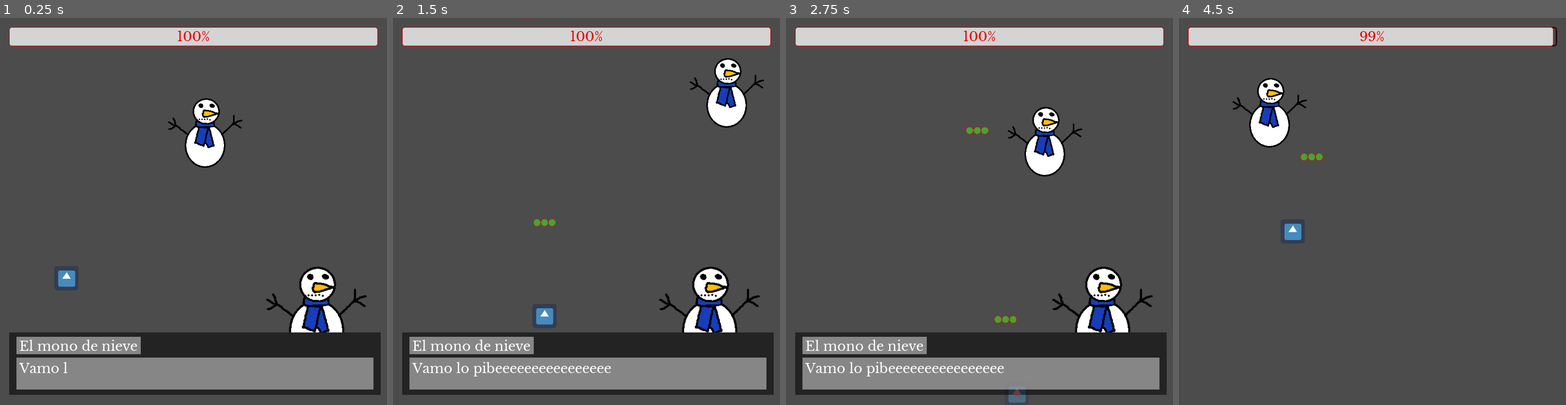
Above: before the commit, frames 1-4 (left to right).
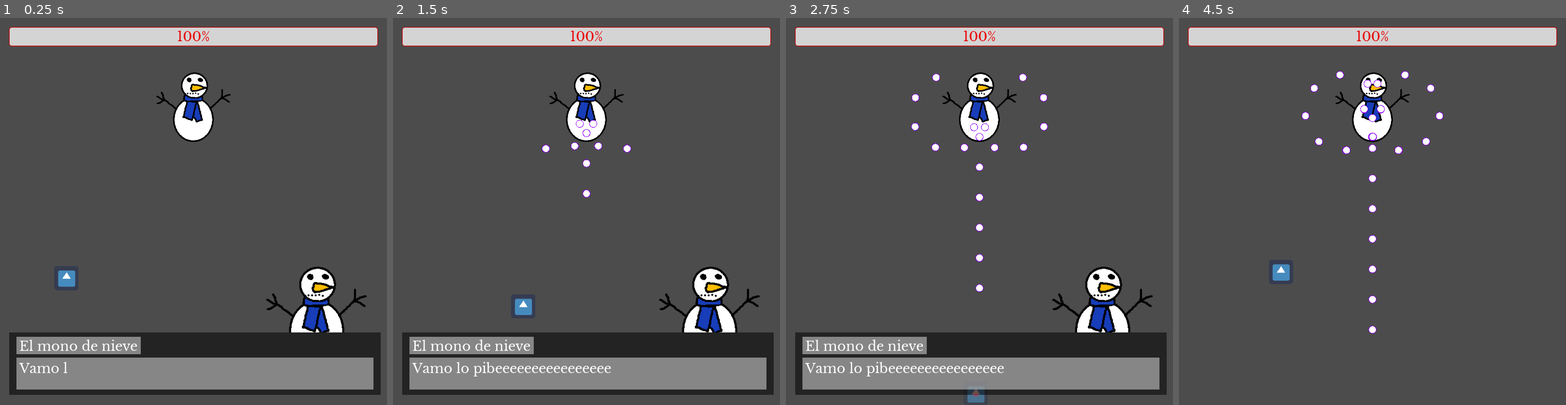
Above: after the commit, the same moments.

Repository: NicoJGutierrez/SmolElfBulletHell
Game: Godot game, scene res://scenes/TestScene.tscn
Two runs of this game, one before a commit and one after it. Both use one fixed random seed, a clock stepped at 60 frames per second and the inputs below. The engine's default icon, where the game draws it, is replaced by a stand-in: a white triangle on a blue panel in a dark square.
Inputs (mouse positions are in pixels of both pictures, inside the frame that each line leads up to):
- Up to frame 1 (0.25 s): no input
- Up to frame 2 (1.5 s): move the mouse to (671, 192) at 0.52 s; hold D (right) 0.53-1.28 s; hold Shift (run) 0.53-1.28 s; click (671, 192) at 0.67 s; move the mouse to (509, 230) at 1.27 s; hold S (down) from 1.28 s (still down); tap Shift (run) at 1.35 s
- Up to frame 3 (2.75 s): move the mouse to (1018, 126) at 2.02 s; release S (down) at 2.03 s; hold D (right) from 2.03 s (still down); hold Shift (run) from 2.03 s (still down)
- Up to frame 4 (4.5 s): move the mouse to (1353, 288) at 2.77 s; release D (right) at 2.78 s; release Shift (run) at 2.78 s; hold W (up) 2.78-3.53 s; tap Shift (run) at 2.85, 4.35 s; click (1353, 288) at 2.92 s; move the mouse to (1488, 269) at 3.52 s; hold Shift (run) 3.53-4.28 s; hold A (left) from 3.53 s (still down); move the mouse to (1256, 153) at 4.27 s

The runs differ from the first frame. In frame 1, 2.2% of the frame differs, in the area x 40-63%, y 14-39%; in frame 2, 3.5%; in frame 3, 3.7%; in frame 4, 4.1%, in the area x 13-98%, y 2-82%.

Commit message:
feat: rotators boss + balas torcidas + hit control

Diff:
--- a/objects/Boss.gd
+++ b/objects/Boss.gd
@@ -4,12 +4,22 @@
 # Declare member variables here.
 var changing_path = false
 var destination : Vector2
-export var speed = 300
-export var life = 100
+export var speed = 0
 
-# Called when the node enters the scene tree for the first time.
+export var max_life = 100
+var life = max_life
+
+export var rate_of_fire = 2.5
+var reload_time = 1/rate_of_fire
+
+export var giracion = 5
+var angulos_sumados = 360/giracion
+var angulo = 0
+
+export(PackedScene) var bullet_scene = preload("res://objects/bullet.tscn")
+
 func _ready():
-	pass # Replace with function body.
+	pass
 
 
 # Called every frame. 'delta' is the elapsed time since the previous frame.
@@ -17,6 +27,19 @@
 	if changing_path:
 		var vector = (destination - self.position).normalized()
 		move_and_slide(vector * speed)
+
+	reload_time -= delta
+	if reload_time <= 0:
+		$Shooter.shoot_to_tree(200, 6, bullet_scene, 80, Vector2(20,-20), 2)
+		$Shooter.shoot_to_tree(200, 6, bullet_scene, 90)
+		$Shooter.shoot_to_tree(200, 6, bullet_scene, 100, Vector2(-20, -20), -2)
+
+		angulo = 0
+		while angulo < 360:
+			#$Rotator1/Shooter.shoot_to_tree(200, 6, bullet_scene, angulo)
+			#$Rotator2/Shooter.shoot_to_tree(200, 6, bullet_scene, angulo)
+			angulo += angulos_sumados
+		reload_time = 1/rate_of_fire
 
 
 func move_to(objective):
--- a/objects/Boss.tscn
+++ b/objects/Boss.tscn
@@ -1,8 +1,9 @@
-[gd_scene load_steps=7 format=2]
+[gd_scene load_steps=8 format=2]
 
 [ext_resource path="res://images/snowman.png" type="Texture" id=1]
 [ext_resource path="res://objects/Boss.gd" type="Script" id=2]
 [ext_resource path="res://objects/Shooter.tscn" type="PackedScene" id=3]
+[ext_resource path="res://objects/Rotator.gd" type="Script" id=4]
 
 [sub_resource type="CapsuleShape2D" id=3]
 radius = 49.0
@@ -41,4 +42,10 @@
 scale = Vector2( 1, 1.12 )
 shape = SubResource( 1 )
 
+[node name="Rotator1" type="Node2D" parent="."]
+script = ExtResource( 4 )
+rot_speed = 0
+
+[node name="Shooter" parent="Rotator1" instance=ExtResource( 3 )]
+
 [connection signal="body_entered" from="Hurtbox" to="." method="_on_Hurtbox_body_entered"]
--- a/objects/Player.gd
+++ b/objects/Player.gd
@@ -6,9 +6,11 @@
 var reload_time = 1/rate_of_fire
 export var max_angulo = 7.5
 var angulo = max_angulo
-export var movespeed = 600
+
 var shooter : Node2D
 export(PackedScene) var bullet_scene = preload("res://objects/bullet.tscn")
+
+export var movespeed = 450
 
 # Called when the node enters the scene tree for the first time.
 func _ready():
@@ -32,7 +34,7 @@
 	if Input.is_action_pressed("run"):
 		motion.x = 0.5 * motion.x
 		motion.y = 0.5 * motion.y
-		$AnimatedSprite.modulate.a = 0.5
+		$AnimatedSprite.modulate.a = 0.6
 		angulo = 0
 	else:
 		$AnimatedSprite.modulate.a = 1
@@ -43,7 +45,15 @@
 
 	reload_time -= delta
 	if reload_time <= 0:
-		shooter.shoot_to_tree(2000, 3, bullet_scene, 90 + 180 - angulo, Vector2(-20,0))
-		shooter.shoot_to_tree(2000, 3, bullet_scene, 90 + 180)
-		shooter.shoot_to_tree(2000, 3, bullet_scene, 90 + 180 + angulo, Vector2(20, 0))
+#		shooter.shoot_to_tree(2000, 3, bullet_scene, 90 + 180 - angulo, Vector2(-20,0))
+#		shooter.shoot_to_tree(2000, 3, bullet_scene, 90 + 180)
+#		shooter.shoot_to_tree(2000, 3, bullet_scene, 90 + 180 + angulo, Vector2(20, 0))
 		reload_time = 1/rate_of_fire
+
+
+
+
+func _on_Area2D_body_entered(body):
+	print("hit")
+	body.queue_free()
+	pass # Replace with function body.
--- a/objects/Player.tscn
+++ b/objects/Player.tscn
@@ -23,9 +23,12 @@
 
 [node name="player" type="KinematicBody2D"]
 script = ExtResource( 2 )
+rate_of_fire = 5.0
 bullet_scene = ExtResource( 6 )
 
 [node name="Area2D" type="Area2D" parent="."]
+collision_layer = 0
+collision_mask = 4
 
 [node name="Hurtbox" type="CollisionShape2D" parent="Area2D"]
 shape = SubResource( 4 )
@@ -47,3 +50,5 @@
 
 [node name="PlayerLazer" parent="." instance=ExtResource( 4 )]
 visible = false
+
+[connection signal="body_entered" from="Area2D" to="." method="_on_Area2D_body_entered"]
--- /dev/null
+++ b/objects/Rotator.gd
@@ -0,0 +1,8 @@
+extends Node2D
+
+
+# Declare member variables here. Examples:
+export var rot_speed = 30
+
+func _process(delta):
+	$Shooter.rotation_degrees += (rot_speed * delta)
--- a/objects/bullet.gd
+++ b/objects/bullet.gd
@@ -6,14 +6,19 @@
 export var velocidad_inicial = 200
 export var roce = 1
 export var damage = 0.1
-
+export var curve = 0
 
 func _ready():
-	apply_central_impulse(Vector2(velocidad_inicial,0).rotated(self.rotation))
-	set_linear_damp(roce)
+	if curve == 0:
+		apply_central_impulse(Vector2(velocidad_inicial,0).rotated(self.rotation))
+		set_linear_damp(roce)
+
 
 # Called every frame. 'delta' is the elapsed time since the previous frame.
 func _process(delta):
+	if curve != 0:
+		set_angular_velocity(curve)
+		set_linear_velocity(Vector2(velocidad_inicial,0).rotated(self.rotation))
 	if tiempo_de_vida < 998:
 		tiempo_de_vida -= delta
 	if tiempo_de_vida <= 0:
--- a/objects/bullet.tscn
+++ b/objects/bullet.tscn
@@ -6,10 +6,9 @@
 [sub_resource type="CircleShape2D" id=1]
 
 [node name="bullet" type="RigidBody2D" groups=["bodi"]]
-collision_layer = 2
-collision_mask = 0
+collision_layer = 4
+collision_mask = 8
 linear_damp = 1.0
-angular_damp = 1.0
 script = ExtResource( 2 )
 
 [node name="WhiteCircle" type="Sprite" parent="."]
--- a/objects/playerbullet.tscn
+++ b/objects/playerbullet.tscn
@@ -7,9 +7,8 @@
 
 [node name="bullet" type="RigidBody2D" groups=["bodi"]]
 collision_layer = 2
-collision_mask = 0
+collision_mask = 8
 linear_damp = 1.0
-angular_damp = 1.0
 script = ExtResource( 2 )
 damage = 0.15
 
@@ -21,7 +20,7 @@
 
 [node name="WhiteCircle2" type="Sprite" parent="."]
 modulate = Color( 0, 1, 0.227451, 0.588235 )
-position = Vector2( -1.19209e-07, -1.81899e-12 )
+position = Vector2( -5.96046e-08, -2.1684e-19 )
 scale = Vector2( 0.03, 0.03 )
 texture = ExtResource( 1 )
 
--- a/objects/shooter.gd
+++ b/objects/shooter.gd
@@ -1,20 +1,22 @@
 extends Node2D
 
-func shoot_to_tree(vel, tiempo_de_vida, objeto, angulo = 0, displacement = Vector2(0,0), roce = 0):
+func shoot_to_tree(vel, tiempo_de_vida, objeto, angulo = 0, displacement = Vector2(0,0), curve = 0, roce = 0):
 	var bullet = objeto.instance()
 	bullet.position = get_global_position() + displacement
 	bullet.rotation_degrees = rotation_degrees + angulo
 	bullet.velocidad_inicial = vel
+	bullet.curve = curve
 	bullet.roce = roce
 	bullet.tiempo_de_vida = tiempo_de_vida
 
 	get_tree().get_root().call_deferred("add_child", bullet)
 	return bullet
 
-func shoot_child(vel, tiempo_de_vida, objeto, angulo = 0, displacement = Vector2(0,0), roce = 0):
+func shoot_child(vel, tiempo_de_vida, objeto, angulo = 0, displacement = Vector2(0,0), curve = 0, roce = 0):
 	var bullet = objeto.instance()
 	bullet.rotation_degrees = rotation_degrees + angulo
 	bullet.velocidad_inicial = vel
+	bullet.curve = curve
 	bullet.roce = roce
 	bullet.tiempo_de_vida = tiempo_de_vida
 	get_parent().add_child(bullet)
--- a/project.godot
+++ b/project.godot
@@ -22,6 +22,8 @@
 [display]
 
 window/size/height=1024
+window/size/borderless=true
+window/size/fullscreen=true
 window/stretch/mode="2d"
 window/stretch/aspect="keep"
 
--- /dev/null
+++ b/scenes/Playfield.gd
@@ -0,0 +1,4 @@
+extends Area2D
+
+func _on_Playfield_body_entered(body):
+	body.queue_free()
--- a/scenes/TestScene.tscn
+++ b/scenes/TestScene.tscn
@@ -1,10 +1,10 @@
 [gd_scene load_steps=12 format=2]
 
 [ext_resource path="res://objects/Player.tscn" type="PackedScene" id=1]
-[ext_resource path="res://images/BorderedSquare.png" type="Texture" id=2]
 [ext_resource path="res://scenes/BossLair.gd" type="Script" id=3]
 [ext_resource path="res://snowmantheme.tres" type="Theme" id=4]
 [ext_resource path="res://objects/Boss.tscn" type="PackedScene" id=5]
+[ext_resource path="res://scenes/Playfield.gd" type="Script" id=6]
 [ext_resource path="res://images/snowman portait.png" type="Texture" id=7]
 [ext_resource path="res://fonts/FuenteSnowman.tres" type="DynamicFont" id=8]
 [ext_resource path="res://scenes/DialogBox.gd" type="Script" id=9]
@@ -25,30 +25,46 @@
 [node name="TestScene" type="Node2D"]
 
 [node name="Borders" type="StaticBody2D" parent="."]
-visible = false
 
-[node name="Fondo" type="Sprite" parent="Borders"]
-modulate = Color( 0.690196, 0.419608, 0.419608, 1 )
-position = Vector2( 512, 512 )
-scale = Vector2( 4.55111, 4.55111 )
-texture = ExtResource( 2 )
-
-[node name="CollisionShape2D2" type="CollisionShape2D" parent="Borders"]
+[node name="CollisionShape2D5" type="CollisionShape2D" parent="Borders"]
 position = Vector2( 1055.5, 512.5 )
 shape = SubResource( 2 )
 
-[node name="CollisionShape2D3" type="CollisionShape2D" parent="Borders"]
+[node name="CollisionShape2D6" type="CollisionShape2D" parent="Borders"]
 position = Vector2( 536, -32 )
 rotation = -1.57079
 shape = SubResource( 2 )
 
-[node name="CollisionShape2D4" type="CollisionShape2D" parent="Borders"]
+[node name="CollisionShape2D7" type="CollisionShape2D" parent="Borders"]
 position = Vector2( 528, 1056 )
 rotation = -1.57079
 shape = SubResource( 2 )
 
-[node name="CollisionShape2D" type="CollisionShape2D" parent="Borders"]
+[node name="CollisionShape2D8" type="CollisionShape2D" parent="Borders"]
 position = Vector2( -32, 512 )
+shape = SubResource( 2 )
+
+[node name="Playfield" type="Area2D" parent="Borders"]
+collision_layer = 8
+collision_mask = 8
+script = ExtResource( 6 )
+
+[node name="CollisionShape2D2" type="CollisionShape2D" parent="Borders/Playfield"]
+position = Vector2( 1080, 513 )
+shape = SubResource( 2 )
+
+[node name="CollisionShape2D3" type="CollisionShape2D" parent="Borders/Playfield"]
+position = Vector2( 536, -56 )
+rotation = -1.57079
+shape = SubResource( 2 )
+
+[node name="CollisionShape2D4" type="CollisionShape2D" parent="Borders/Playfield"]
+position = Vector2( 528, 1088 )
+rotation = -1.57079
+shape = SubResource( 2 )
+
+[node name="CollisionShape2D" type="CollisionShape2D" parent="Borders/Playfield"]
+position = Vector2( -64, 513 )
 shape = SubResource( 2 )
 
 [node name="Player" parent="." instance=ExtResource( 1 )]
@@ -149,3 +165,5 @@
 margin_bottom = 72.0
 theme = ExtResource( 4 )
 value = 100.0
+
+[connection signal="body_entered" from="Borders/Playfield" to="Borders/Playfield" method="_on_Playfield_body_entered"]
Binary file added: images/White diamond.png
Not shown, added: images/White diamond.png.import
